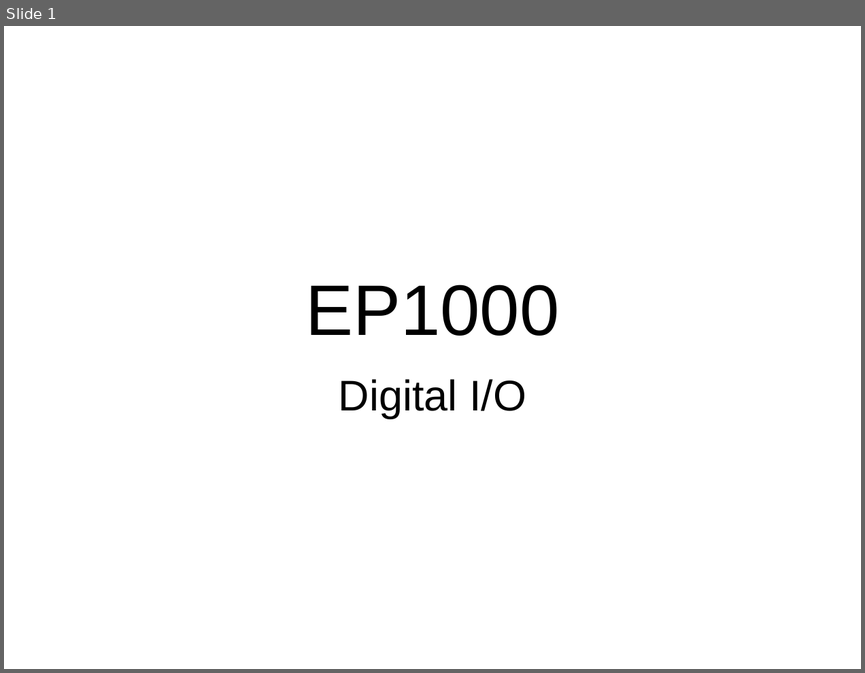
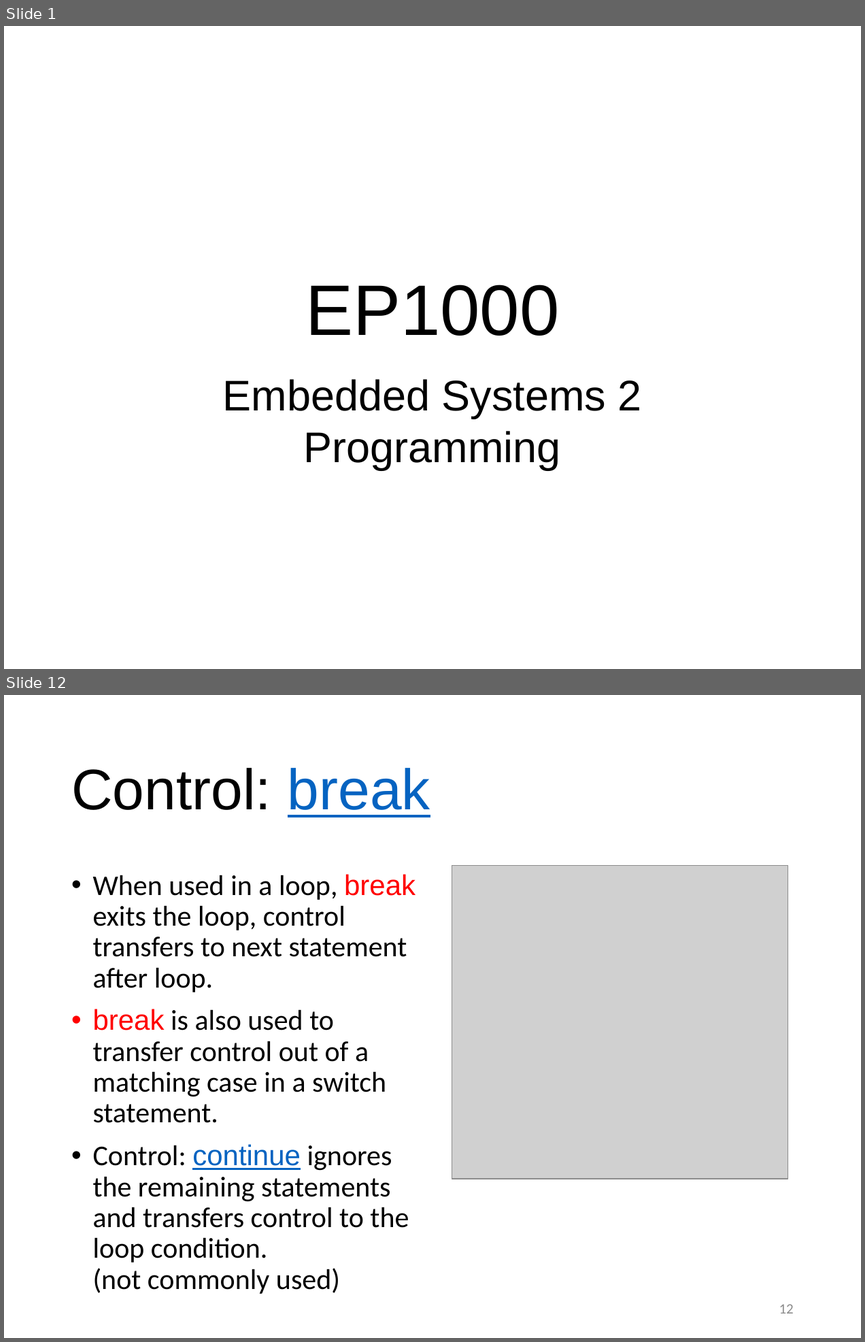
Before and after one commit to RDorville/digfab, a slide deck: presentations/ep1000_embedded2/ep1000_embedded2.pptx. Shown one above the other, each under a label of ours: slide 1 before the commit, slides 1 and 12 after it; the slides between them are not shown. The pictures are 865x673 and 865x1342 pixels, drawn with LibreOffice and Linux fonts; fonts in the diff are those of the drawing; grey boxes stand for pictures; background and template pictures are left out. Boxes give left, top, right and bottom in pixels: in the first picture for what was removed or moved away, otherwise in the second. Text is boxed around its words. In the diff, an @@ line names an element or a change of style, - is before the commit and + after.

```diff
--- a/presentations/ep1000_embedded2/ep1000_embedded2.pptx
+++ b/presentations/ep1000_embedded2/ep1000_embedded2.pptx
@@ slide 12 added at <box>4,695,861,1338</box>, background #FFFFFF @@
@@ title added at <box>71,768,430,817</box>, 48 pt, text #000000 @@
+Control: break
@@ text added at <box>93,874,415,1262</box>, 24 pt, text #000000 @@
+• When used in a loop, break exits the loop, control transfers to next statement after loop.
+• break is also used to transfer control out of a matching case in a switch statement.
+• Control: continue ignores the remaining statements and transfers control to the loop condition.
+  (not commonly used)
@@ picture added at <box>452,866,788,1179</box> @@
@@ page number added at <box>779,1304,793,1313</box>, 12 pt, text #8C8C8C @@
+12
@@ slide 1 changed as well @@
@@ subtitle at <box>223,379,642,469</box>: text changed @@
-Digital I/O
+Embedded Systems 2
+Programming
```
Also in this commit, not shown: 1 other slide changed, 14 other slides added, 18 slides removed, 1 other file.
